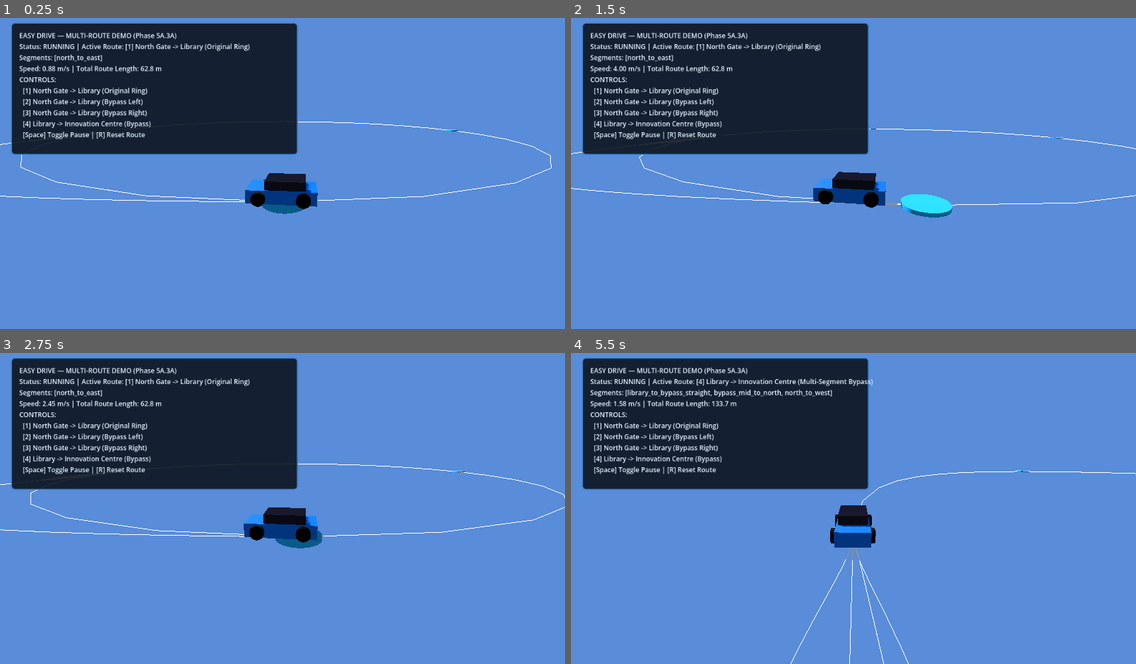
Above: before the commit, frames 1-4 (two rows, left to right).
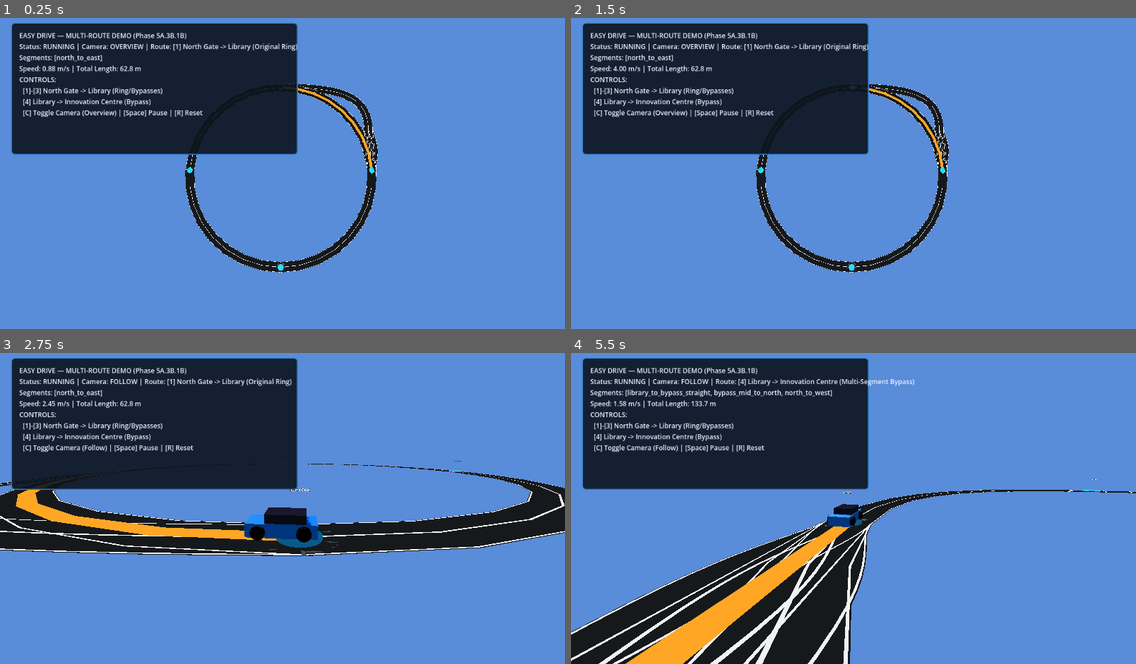
Above: after the commit, the same moments.

Repository: Olohuntele/easy-drive-godot-demo
Game: Godot game, scene res://scenes/multi_route_demo.tscn
The game is run twice, just before and just after one commit, with the same random seed, the same clock (stepped at 60 frames per second) and the same inputs. This scene is started directly instead of the project's main scene.
Inputs:
- Up to frame 1 (0.25 s): no input
- Up to frame 2 (1.5 s): tap Enter (ui_accept) at 0.5, 0.77 s; hold D 0.53-1.28 s; tap C at 0.6, 1.35 s; hold Down (ui_down) from 1.28 s (still down)
- Up to frame 3 (2.75 s): tap Enter (ui_accept) at 1.52 s; release Down (ui_down) at 2.03 s; hold D from 2.03 s (still down); hold 1 from 2.03 s (still down); tap C at 2.3 s
- Up to frame 4 (5.5 s): release D at 2.78 s; release 1 at 2.78 s; hold Up (ui_up) 2.78-3.53 s; tap 2 at 2.85 s; tap Enter (ui_accept) at 3.02, 3.77, 4.52 s; tap C every 0.75 s from 3.05 to 5.3 s; hold 3 3.53-4.28 s; hold A 3.53-5.03 s; tap 4 at 4.35 s; hold Down (ui_down) from 5.03 s (still down); hold R from 5.03 s (still down)

The runs differ from the first frame. In frame 1, 6.5% of the frame differs, in the area x 0-98%, y 4-82%; in frame 2, 6.7%; in frame 3, 14%; in frame 4, 19%, in the area x 0-100%, y 4-100%.

Commit message:
feat: add procedural asphalt roads and multi-route camera views

Diff:
--- a/scripts/multi_route_demo.gd
+++ b/scripts/multi_route_demo.gd
@@ -73,6 +73,9 @@
 var current_route_name: String = ""
 var current_route_segments: PackedStringArray = PackedStringArray()
 
+var overview_camera: Camera3D = null
+var camera_mode_overview: bool = true
+
 @onready var ego_car: Node3D = $EgoCar
 @onready var follow_camera: Camera3D = $FollowCamera
 @onready var hud_label: Label = $CanvasLayer/TelemetryPanel/HUD
@@ -87,7 +90,7 @@
 
     _build_network_visuals()
     _select_route(1)
-    print("[MULTI-ROUTE DEMO] Initialized successfully. Press 1-4 to select routes, Space to toggle run, R to reset.")
+    print("[MULTI-ROUTE DEMO] Initialized successfully. Press 1-4 to select routes, Space to toggle run, R to reset, C to toggle camera.")
 
 func _input(event: InputEvent) -> void:
     if event is InputEventKey and event.pressed and not event.echo:
@@ -100,6 +103,8 @@
                 _select_route(3)
             KEY_4, KEY_KP_4:
                 _select_route(4)
+            KEY_C:
+                _toggle_camera()
             KEY_R:
                 _select_route(active_route_index)
             KEY_SPACE:
@@ -185,26 +190,112 @@
     controller.reset()
     route_active = true
     simulation_running = true
+    _update_active_route_visuals()
     print("[MULTI-ROUTE DEMO] Selected Route %d: %s (Segments: [%s])" % [index, current_route_name, ", ".join(current_route_segments)])
 
+var active_route_mesh_instance: MeshInstance3D = null
+
 func _build_network_visuals() -> void:
-    var line_mat = StandardMaterial3D.new()
-    line_mat.albedo_color = Color(0.95, 0.95, 0.95, 1.0)
+    # 1. Calculate bounding box for overview camera and layout
+    var min_x: float = INF
+    var max_x: float = -INF
+    var min_z: float = INF
+    var max_z: float = -INF
+
+    for node in network.get_nodes():
+        var p: Vector2 = node.position_xz
+        min_x = minf(min_x, p.x)
+        max_x = maxf(max_x, p.x)
+        min_z = minf(min_z, p.y)
+        max_z = maxf(max_z, p.y)
+
+    for segment in network.get_segments():
+        for pt in segment.centerline_points:
+            min_x = minf(min_x, pt.x)
+            max_x = maxf(max_x, pt.x)
+            min_z = minf(min_z, pt.y)
+            max_z = maxf(max_z, pt.y)
+
+    var center_x: float = (min_x + max_x) * 0.5
+    var center_z: float = (min_z + max_z) * 0.5
+    var span_x: float = max_x - min_x
+    var span_z: float = max_z - min_z
+    var max_span: float = maxf(span_x, span_z)
+
+    # Setup overview camera framing the entire network (added to tree FIRST, then set current)
+    overview_camera = Camera3D.new()
+    overview_camera.name = "OverviewCamera"
+    var overview_height: float = maxf(60.0, max_span * 1.1)
+    overview_camera.position = Vector3(center_x, overview_height, center_z + max_span * 0.2)
+    add_child(overview_camera)
+    overview_camera.look_at(Vector3(center_x, 0.0, center_z), Vector3.UP)
+    overview_camera.current = true
+    camera_mode_overview = true
+
+    # 2. Appropriately sized junction connection plates (radius 2.0m matching road half-width, CULL_DISABLED)
+    var junction_mat = StandardMaterial3D.new()
+    junction_mat.albedo_color = Color(0.16, 0.18, 0.20, 1.0)
+    junction_mat.roughness = 0.8
+    junction_mat.cull_mode = BaseMaterial3D.CULL_DISABLED
+
+    for node in network.get_nodes():
+        var pos: Vector2 = node.position_xz
+        var cyl = MeshInstance3D.new()
+        var cyl_mesh = CylinderMesh.new()
+        cyl_mesh.top_radius = 2.0
+        cyl_mesh.bottom_radius = 2.0
+        cyl_mesh.height = 0.02
+        cyl.mesh = cyl_mesh
+        cyl.material_override = junction_mat
+        cyl.position = Vector3(pos.x, 0.015, pos.y)
+        road_root.add_child(cyl)
+
+    # 3. Asphalt road segments (4.0m width) with edge markings and centerline (CULL_DISABLED)
+    var asphalt_mat = StandardMaterial3D.new()
+    asphalt_mat.albedo_color = Color(0.18, 0.20, 0.22, 1.0)
+    asphalt_mat.roughness = 0.8
+    asphalt_mat.metallic = 0.05
+    asphalt_mat.cull_mode = BaseMaterial3D.CULL_DISABLED
+
+    var marking_mat = StandardMaterial3D.new()
+    marking_mat.albedo_color = Color(0.95, 0.95, 0.95, 1.0)
+    marking_mat.shading_mode = BaseMaterial3D.SHADING_MODE_UNSHADED
+    marking_mat.cull_mode = BaseMaterial3D.CULL_DISABLED
 
     for segment in network.get_segments():
         var points: Array = segment.centerline_points
         if points.size() < 2:
             continue
-        var immediate_mesh = ImmediateMesh.new()
-        immediate_mesh.surface_begin(Mesh.PRIMITIVE_LINE_STRIP, line_mat)
-        for pt in points:
-            immediate_mesh.surface_add_vertex(Vector3(pt.x, 0.05, pt.y))
-        immediate_mesh.surface_end()
-
-        var mesh_instance = MeshInstance3D.new()
-        mesh_instance.mesh = immediate_mesh
-        road_root.add_child(mesh_instance)
-
+
+        # Road surface (4.0m total width, half-width 2.0m)
+        var road_mesh = _make_route_strip_mesh(points, 0.0, 4.0, 0.025)
+        var road_instance = MeshInstance3D.new()
+        road_instance.mesh = road_mesh
+        road_instance.material_override = asphalt_mat
+        road_root.add_child(road_instance)
+
+        # Centerline marking (white strip, 0.15m width)
+        var center_marking = _make_route_strip_mesh(points, 0.0, 0.15, 0.035)
+        var center_inst = MeshInstance3D.new()
+        center_inst.mesh = center_marking
+        center_inst.material_override = marking_mat
+        road_root.add_child(center_inst)
+
+        # Left edge shoulder line (0.1m width at offset -1.9m)
+        var left_edge = _make_route_strip_mesh(points, -1.9, 0.1, 0.035)
+        var left_inst = MeshInstance3D.new()
+        left_inst.mesh = left_edge
+        left_inst.material_override = marking_mat
+        road_root.add_child(left_inst)
+
+        # Right edge shoulder line (0.1m width at offset +1.9m)
+        var right_edge = _make_route_strip_mesh(points, 1.9, 0.1, 0.035)
+        var right_inst = MeshInstance3D.new()
+        right_inst.mesh = right_edge
+        right_inst.material_override = marking_mat
+        road_root.add_child(right_inst)
+
+    # 4. Station markers and readable Label3Ds
     for station in network.get_stations():
         var pos: Vector2 = station.stop_position_xz
         var cyl = MeshInstance3D.new()
@@ -214,13 +305,102 @@
         cyl_mesh.height = 0.2
         var cyl_mat = StandardMaterial3D.new()
         cyl_mat.albedo_color = Color(0.1, 0.6, 0.9, 1.0)
+        cyl_mat.cull_mode = BaseMaterial3D.CULL_DISABLED
         cyl_mesh.material = cyl_mat
         cyl.mesh = cyl_mesh
         cyl.position = Vector3(pos.x, 0.1, pos.y)
         station_root.add_child(cyl)
 
+        var label = Label3D.new()
+        label.text = str(station.display_name).replace(" Stop", "")
+        label.position = Vector3(pos.x, 2.5, pos.y)
+        label.font_size = 36
+        label.outline_size = 8
+        label.billboard = BaseMaterial3D.BILLBOARD_ENABLED
+        station_root.add_child(label)
+
+func _toggle_camera() -> void:
+    camera_mode_overview = !camera_mode_overview
+    if camera_mode_overview:
+        if overview_camera:
+            overview_camera.current = true
+        print("[MULTI-ROUTE DEMO] Switched to Overview Camera")
+    else:
+        if follow_camera:
+            follow_camera.current = true
+        print("[MULTI-ROUTE DEMO] Switched to Follow Camera")
+
+func _update_active_route_visuals() -> void:
+    if active_route_mesh_instance == null:
+        active_route_mesh_instance = MeshInstance3D.new()
+        active_route_mesh_instance.name = "ActiveRouteHighlight"
+        var active_mat = StandardMaterial3D.new()
+        active_mat.albedo_color = Color(1.0, 0.65, 0.15, 0.85)
+        active_mat.shading_mode = BaseMaterial3D.SHADING_MODE_UNSHADED
+        active_mat.cull_mode = BaseMaterial3D.CULL_DISABLED
+        active_route_mesh_instance.material_override = active_mat
+        road_root.add_child(active_route_mesh_instance)
+
+    var combined_points: Array[Vector2] = []
+    for seg_id in current_route_segments:
+        var seg = network.get_segment(seg_id)
+        if not seg.is_empty():
+            for pt in seg.centerline_points:
+                if combined_points.is_empty() or combined_points[combined_points.size() - 1].distance_to(pt) > 0.01:
+                    combined_points.append(pt)
+
+    if combined_points.size() >= 2:
+        active_route_mesh_instance.mesh = _make_route_strip_mesh(combined_points, 0.0, 1.2, 0.045)
+        active_route_mesh_instance.visible = true
+    else:
+        active_route_mesh_instance.visible = false
+
+func _make_route_strip_mesh(
+    centerline_samples: Array,
+    lateral_offset_m: float,
+    strip_width_m: float,
+    height_m: float
+) -> ArrayMesh:
+    var vertices := PackedVector3Array()
+    var normals := PackedVector3Array()
+    var indices := PackedInt32Array()
+    var half_strip_width: float = strip_width_m * 0.5
+    for sample_index in range(centerline_samples.size()):
+        var previous_index: int = maxi(sample_index - 1, 0)
+        var next_index: int = mini(sample_index + 1, centerline_samples.size() - 1)
+        var tangent: Vector2 = (
+            centerline_samples[next_index] - centerline_samples[previous_index]
+        ).normalized()
+        if tangent.length_squared() < 0.0001:
+            tangent = Vector2(0, 1)
+        var right: Vector2 = Vector2(tangent.y, -tangent.x)
+        var center: Vector2 = centerline_samples[sample_index] + right * lateral_offset_m
+        var left_edge: Vector2 = center - right * half_strip_width
+        var right_edge: Vector2 = center + right * half_strip_width
+        vertices.append(Vector3(left_edge.x, height_m, left_edge.y))
+        vertices.append(Vector3(right_edge.x, height_m, right_edge.y))
+        normals.append(Vector3.UP)
+        normals.append(Vector3.UP)
+        if sample_index > 0:
+            var base: int = (sample_index - 1) * 2
+            indices.append_array(PackedInt32Array([
+                base, base + 2, base + 1,
+                base + 1, base + 2, base + 3
+            ]))
+
+    var arrays: Array = []
+    arrays.resize(Mesh.ARRAY_MAX)
+    arrays[Mesh.ARRAY_VERTEX] = vertices
+    arrays[Mesh.ARRAY_NORMAL] = normals
+    arrays[Mesh.ARRAY_INDEX] = indices
+    var mesh := ArrayMesh.new()
+    mesh.add_surface_from_arrays(Mesh.PRIMITIVE_TRIANGLES, arrays)
+    return mesh
+
 func _update_camera(delta: float) -> void:
-    if not ego_car:
+    if camera_mode_overview:
+        return
+    if not ego_car or not follow_camera:
         return
     var target_pos = ego_car.position + Vector3(0.0, 4.0, -10.0)
     follow_camera.position = follow_camera.position.lerp(target_pos, delta * 5.0)
@@ -232,24 +412,25 @@
     var status_str = "RUNNING" if simulation_running else "PAUSED"
     if not route_active:
         status_str = "ARRIVED / STOPPED"
+    var cam_str = "OVERVIEW" if camera_mode_overview else "FOLLOW"
     var total_len: float = navigator.total_length_m if navigator else 0.0
     var text = (
-        "EASY DRIVE — MULTI-ROUTE DEMO (Phase 5A.3A)\n"
-        + "Status: %s | Active Route: [%d] %s\n"
+        "EASY DRIVE — MULTI-ROUTE DEMO (Phase 5A.3B.1B)\n"
+        + "Status: %s | Camera: %s | Route: [%d] %s\n"
         + "Segments: [%s]\n"
-        + "Speed: %.2f m/s | Total Route Length: %.1f m\n"
+        + "Speed: %.2f m/s | Total Length: %.1f m\n"
         + "CONTROLS:\n"
-        + "  [1] North Gate -> Library (Original Ring)\n"
-        + "  [2] North Gate -> Library (Bypass Left)\n"
-        + "  [3] North Gate -> Library (Bypass Right)\n"
+        + "  [1]-[3] North Gate -> Library (Ring/Bypasses)\n"
         + "  [4] Library -> Innovation Centre (Bypass)\n"
-        + "  [Space] Toggle Pause | [R] Reset Route"
+        + "  [C] Toggle Camera (%s) | [Space] Pause | [R] Reset"
     ) % [
         status_str,
+        cam_str,
         active_route_index,
         current_route_name,
         ", ".join(current_route_segments),
         dynamics.speed_mps,
-        total_len
+        total_len,
+        "Overview" if camera_mode_overview else "Follow"
     ]
     hud_label.text = text
--- /dev/null
+++ b/tests/test_multi_route_rendering.gd
@@ -0,0 +1,77 @@
+extends SceneTree
+
+const CampusMultiRouteNetwork = preload("res://scripts/campus_multi_route_network.gd")
+
+var failures: int = 0
+var assertions: int = 0
+
+func _initialize() -> void:
+    call_deferred("_run_tests")
+
+func _run_tests() -> void:
+    print("================================================================================")
+    print("EASY DRIVE — PHASE 5A.3B.1B: CRITICAL 3D VISIBILITY & CAMERA TESTS")
+    print("================================================================================")
+
+    var network = CampusMultiRouteNetwork.new()
+    _expect(network.is_valid, "network is valid")
+
+    # Test nodes, stations, and bounding box
+    var nodes = network.get_nodes()
+    _expect(nodes.size() > 0, "network has nodes")
+
+    var stations = network.get_stations()
+    _expect(stations.size() >= 4, "network has at least 4 stations")
+
+    var min_x: float = INF
+    var max_x: float = -INF
+    var min_z: float = INF
+    var max_z: float = -INF
+
+    for node in nodes:
+        var p: Vector2 = node.position_xz
+        min_x = minf(min_x, p.x)
+        max_x = maxf(max_x, p.x)
+        min_z = minf(min_z, p.y)
+        max_z = maxf(max_z, p.y)
+
+    for seg in network.get_segments():
+        for pt in seg.centerline_points:
+            min_x = minf(min_x, pt.x)
+            max_x = maxf(max_x, pt.x)
+            min_z = minf(min_z, pt.y)
+            max_z = maxf(max_z, pt.y)
+
+    var center_x: float = (min_x + max_x) * 0.5
+    var center_z: float = (min_z + max_z) * 0.5
+    var max_span: float = maxf(max_x - min_x, max_z - min_z)
+
+    _expect(max_span > 10.0, "network span is valid (span=%.1f m)" % max_span)
+
+    # Test material and cull mode settings
+    var mat = StandardMaterial3D.new()
+    mat.cull_mode = BaseMaterial3D.CULL_DISABLED
+    _expect(mat.cull_mode == BaseMaterial3D.CULL_DISABLED, "material cull mode is CULL_DISABLED for omni-visibility")
+
+    # Test scene parsing and instantiation
+    var scene = load("res://scenes/multi_route_demo.tscn")
+    _expect(scene != null, "multi_route_demo.tscn loads successfully")
+    if scene != null:
+        var node = scene.instantiate()
+        _expect(node != null, "multi_route_demo scene instantiates")
+        if node != null:
+            node.free()
+
+    print("Multi-route 3D visibility tests complete: %d assertions, %d failures." % [assertions, failures])
+    if failures == 0:
+        quit(0)
+    else:
+        quit(1)
+
+func _expect(condition: bool, message: String) -> void:
+    assertions += 1
+    if condition:
+        print("PASS: " + message)
+    else:
+        push_error("FAIL: " + message)
+        failures += 1
Not shown, added: tests/test_multi_route_rendering.gd.uid
